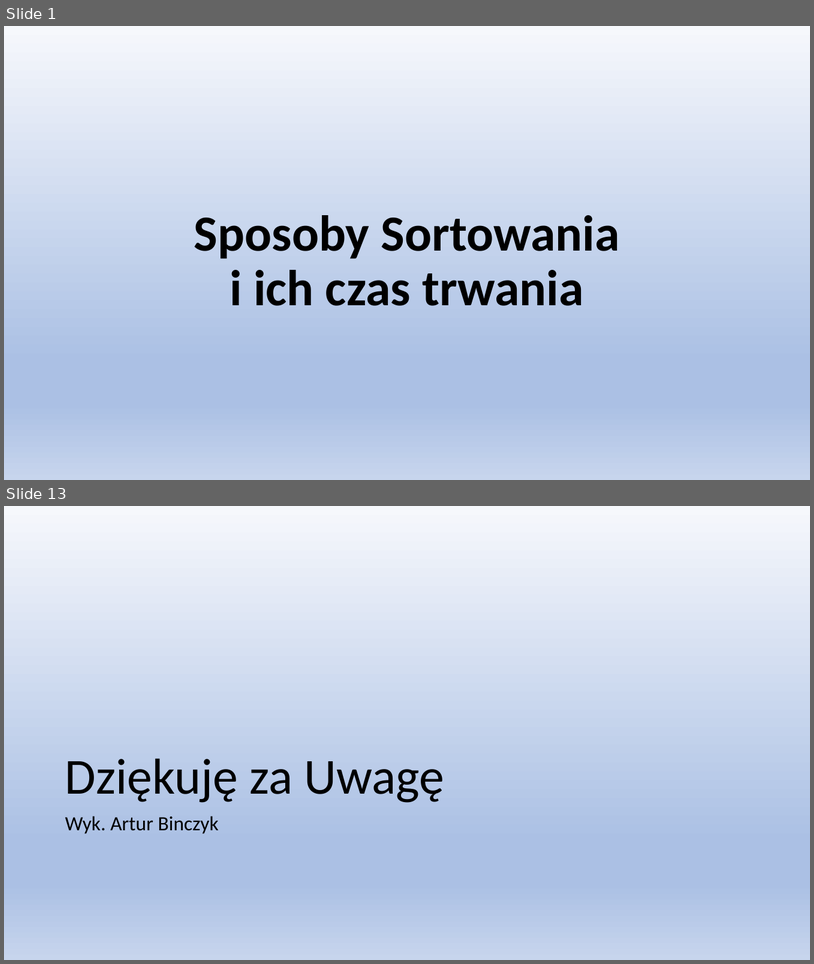
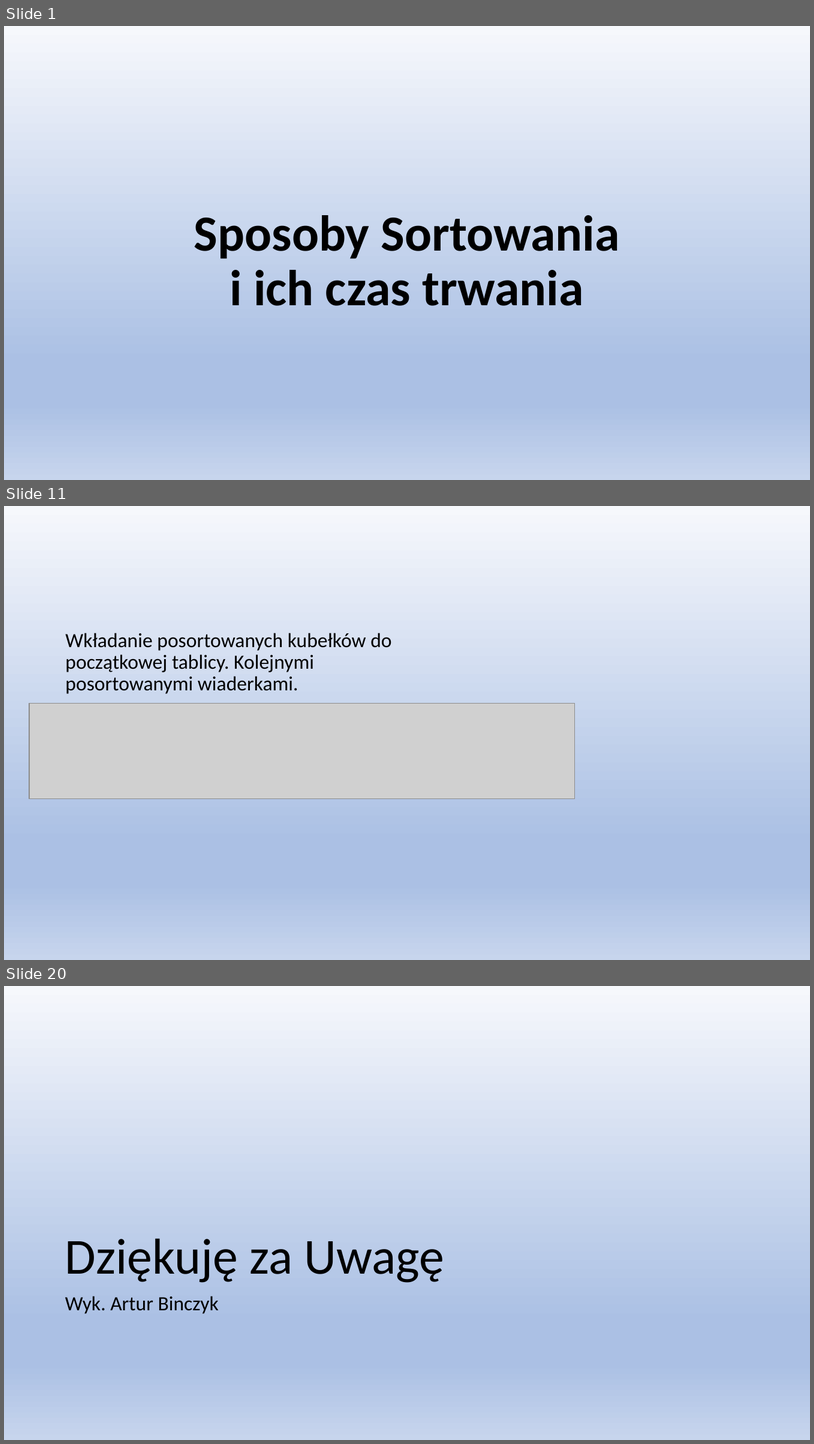
Before and after one commit to Binio77/Nowy-folder, a slide deck: Sposoby Sortowania.pptx. Shown one above the other, each under a label of ours: slides 1 and 13 before the commit, slides 1, 11 and 20 after it; the slides between them are not shown. The pictures are 814x964 and 814x1444 pixels, drawn with LibreOffice and Linux fonts; fonts in the diff are those of the drawing; grey boxes stand for pictures. Boxes give left, top, right and bottom in pixels: in the first picture for what was removed or moved away, otherwise in the second. Text is boxed around its words. In the diff, an @@ line names an element or a change of style, - is before the commit and + after.

```diff
--- a/Sposoby Sortowania.pptx
+++ b/Sposoby Sortowania.pptx
@@ slide 11 added at box(4, 506, 810, 960), background gradient #F6F8FC to #ABC0E4 to #C7D5ED @@
@@ text added at box(65, 633, 392, 694), 24 pt, text #000000 @@
+Wkładanie posortowanych kubełków do początkowej tablicy. Kolejnymi posortowanymi wiaderkami.
@@ picture added at box(29, 703, 575, 799) @@
@@ what was slide 13 is now slide 20 @@
```
Also in this commit, not shown: 11 slides changed, 6 other slides added.
